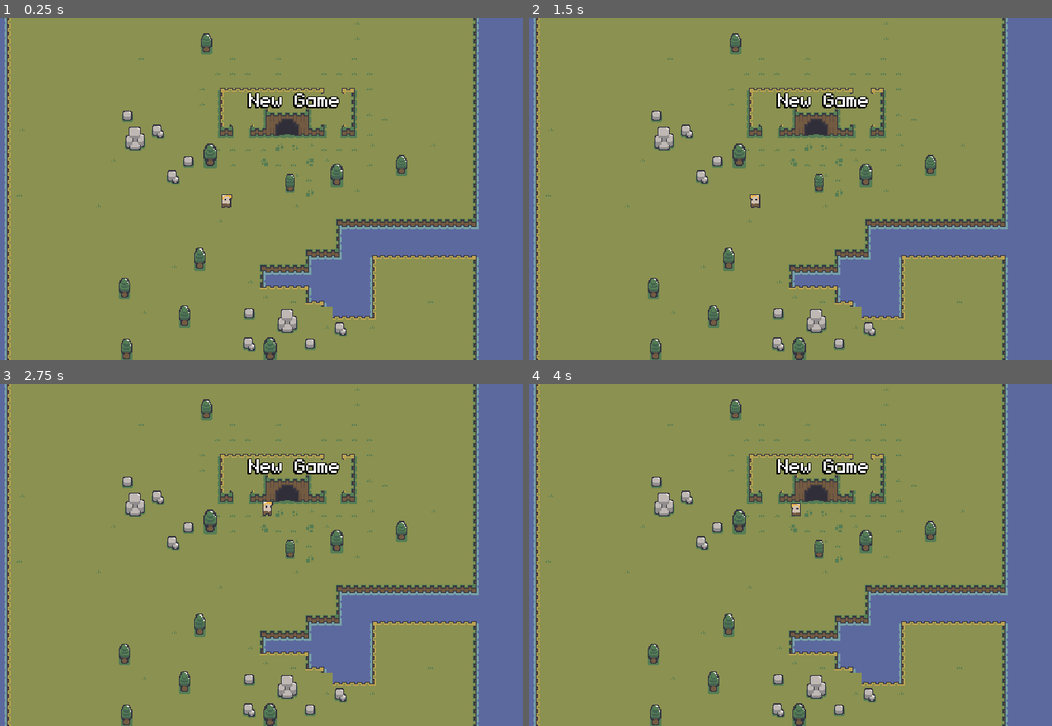
Above: before the commit, frames 1-4 (two rows, left to right).
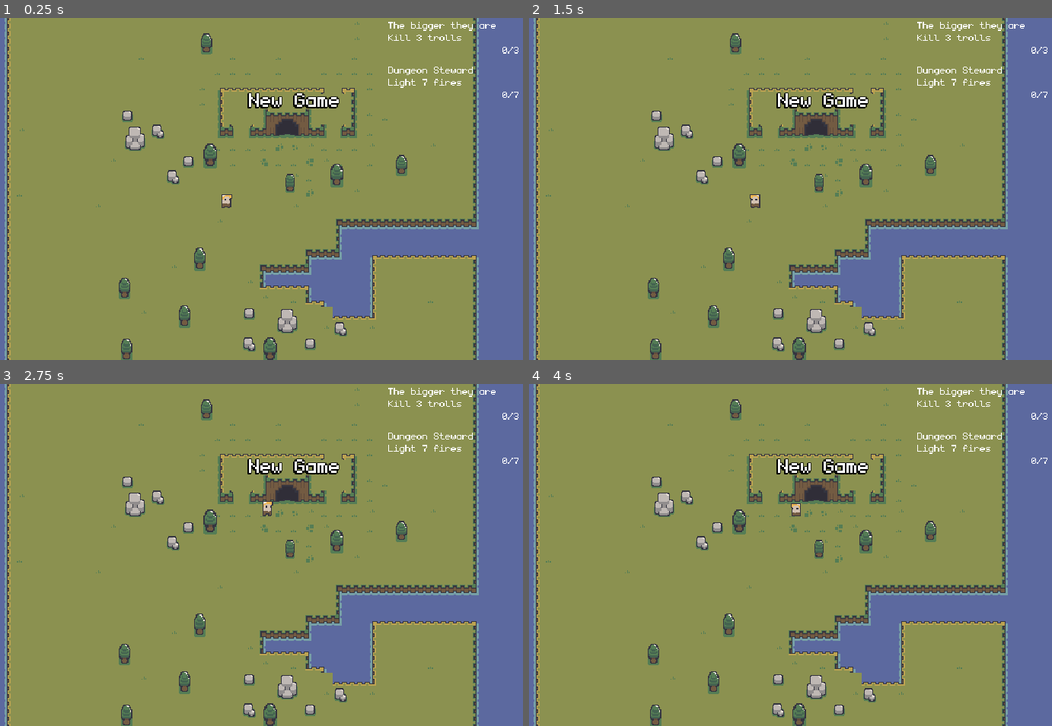
Above: after the commit, the same moments.

Repository: qmarsala/DeliciousDungeon
Game: Godot game, scene res://scenes/game.tscn
The game is run twice, just before and just after one commit, with the same random seed, the same clock (stepped at 60 frames per second) and the same inputs.
Inputs (mouse positions are in pixels of both pictures, inside the frame that each line leads up to):
- Up to frame 1 (0.25 s): no input
- Up to frame 2 (1.5 s): tap Enter at 0.5 s; move the mouse to (889, 171) at 0.52 s; tap E (interact) at 0.6 s; tap Space at 1.25 s; move the mouse to (633, 206) at 1.27 s; tap Q (basic_attack) at 1.35 s
- Up to frame 3 (2.75 s): tap E (interact) at 1.55, 2.3 s; tap Enter at 2 s; move the mouse to (287, 479) at 2.02 s; right-click (287, 479) at 2.1 s
- Up to frame 4 (4 s): move the mouse to (722, 623) at 2.77 s; tap W (heavy_attack) at 2.85 s; tap E (interact) at 3.05, 3.6 s; tap Space at 3.5 s; move the mouse to (936, 606) at 3.52 s

The runs differ from the first frame. In frame 1, 0.4% of the frame differs, in the area x 74-100%, y 1-24%; in frame 2, 0.4%; in frame 3, 0.4%; in frame 4, 0.4%.

Commit message:
quest poc

Diff:
--- /dev/null
+++ b/src/assets/quests/action_quest_poc.gd
@@ -0,0 +1,15 @@
+class_name ActionQuest
+extends Quest
+
+#todo: we want to make sure enemies dying to traps without the player involved
+# count in a bounty, maybe we can use action id for all quests and
+# have the signal for enemies dying when a player is invovled be something else
+# from it just dying?
+@export var target_action_id: int
+
+# is this where we want this?
+# how do we want to handle different types of quests like 'bounty' vs 'interactions'
+# and quest steps?
+func on_action(action_id: int):
+	if action_id == target_action_id:
+		log_progress(1)
--- /dev/null
+++ b/src/assets/quests/bounty_quest_poc.gd
@@ -0,0 +1,11 @@
+class_name BountyQuest
+extends Quest
+
+@export var target_enemy_id: int
+
+# is this where we want this?
+# how do we want to handle different types of quests like 'bounty' vs 'interactions'
+# and quest steps?
+func on_enemy_died(enemy_id: int):
+	if enemy_id == target_enemy_id:
+		log_progress(1)
--- /dev/null
+++ b/src/assets/quests/kill_trolls.tres
@@ -0,0 +1,10 @@
+[gd_resource type="Resource" script_class="BountyQuest" load_steps=2 format=3 uid="uid://c0dp35sx4iu0w"]
+
+[ext_resource type="Script" path="res://assets/quests/bounty_quest_poc.gd" id="1_xvsjm"]
+
+[resource]
+script = ExtResource("1_xvsjm")
+name = "The bigger they are"
+description = "Kill 3 trolls"
+target_enemy_id = 1
+count = 3
--- /dev/null
+++ b/src/assets/quests/light_fires.tres
@@ -0,0 +1,10 @@
+[gd_resource type="Resource" script_class="ActionQuest" load_steps=2 format=3 uid="uid://rs6br4sf1g1c"]
+
+[ext_resource type="Script" path="res://assets/quests/action_quest_poc.gd" id="1_qoyis"]
+
+[resource]
+script = ExtResource("1_qoyis")
+target_action_id = 3
+name = "Dungeon Steward"
+description = "Light 7 fires"
+count = 7
--- /dev/null
+++ b/src/assets/quests/quest_poc.gd
@@ -0,0 +1,25 @@
+class_name Quest
+extends Resource
+
+signal QuestCompleted(name: String)
+
+@export var name: String
+@export var description: String
+@export var count: int
+
+var progress: int:
+	set(v):
+		progress = v
+		clamp(progress, 0, count)
+
+func log_progress(more_progress: int) -> bool:
+	if is_complete(): return true
+
+	progress += more_progress
+	var completed = is_complete()
+	if completed:
+		QuestCompleted.emit(name)
+	return completed
+
+func is_complete() -> bool:
+	return progress >= count
--- a/src/assets/scripts/enemies/enemy.gd
+++ b/src/assets/scripts/enemies/enemy.gd
@@ -9,6 +9,7 @@
 @export var pickupScene: PackedScene
 @export var speed: float = 45
 @export var drop_rate: float = .3
+@export var enemy_id: int = 0
 
 @onready var random: RandomNumberGenerator = RandomNumberGenerator.new()
 @onready var animations: AnimatedSprite2D = $Animations
--- a/src/assets/scripts/enemies/enemy_states/enemy_dead_state.gd
+++ b/src/assets/scripts/enemies/enemy_states/enemy_dead_state.gd
@@ -4,6 +4,7 @@
 @onready var death_timer: Timer = $DeathTimer
 
 func enter():
+	SignalBusService.EnemyDied.emit(enemy.enemy_id)
 	death_timer.start(.7)
 	enemy.animations.play("die")
 
--- a/src/assets/scripts/levels/fire.gd
+++ b/src/assets/scripts/levels/fire.gd
@@ -34,6 +34,8 @@
 		player.rest()
 		audio_stream_player.play()
 		lite()
+		#for quest poc
+		SignalBusService.ActionPerformed.emit(3)
 
 func lite() -> void:
 	if lit: return
--- a/src/assets/scripts/main.gd
+++ b/src/assets/scripts/main.gd
@@ -5,6 +5,10 @@
 @export var dungeon: PackedScene
 @export var main_menu: PackedScene
 @export var damage_number: PackedScene
+
+@export var current_bounty: BountyQuest
+@export var current_action_quest: ActionQuest
+
 @onready var world: Node2D = $World
 @onready var animation_player: AnimationPlayer = $TransitionLayer/AnimationPlayer
 @onready var outdoor_music: AudioStreamPlayer2D = $OutdoorMusic
@@ -19,16 +23,28 @@
 }
 
 var is_outdoors = false
+var game_started = false
 var current_scene
 var next_scene
 
 func _ready():
 	SignalBusService.SceneChange.connect(_toggle_levels)
-	#temp here: should go to a damage number service in the main scene
+	#temp: should go to a damage number service in the main scene
 	SignalBusService.DamageReceived.connect(_add_damage_number)
+	#temp: quest poc
+	current_bounty.QuestCompleted.connect(on_quest_completed)
+	SignalBusService.EnemyDied.connect(current_bounty.on_enemy_died)
+	SignalBusService.ActionPerformed.connect(current_action_quest.on_action)
+
+	$QuestLogLayer/BountyQuest.quest = current_bounty
+	$QuestLogLayer/ActionQuest.quest = current_action_quest
 	_change_scene(main_menu, true)
 
 func _toggle_levels():
+	if not game_started:
+		game_started = true
+		$QuestLogLayer/BountyQuest.show()
+		$QuestLogLayer/ActionQuest.show()
 	if is_outdoors:
 		next_scene = dungeon
 		is_outdoors = false
@@ -66,6 +82,8 @@
 	world.process_mode = Node.PROCESS_MODE_INHERIT
 
 func _game_over():
+	current_action_quest.progress = 0
+	current_bounty.progress = 0
 	_change_scene(main_menu)
 
 func _add_damage_number(damage: float, position: Vector2):
@@ -73,3 +91,15 @@
 	instance.text = String.num(damage)
 	instance.global_position = position
 	add_child(instance)
+
+# quest service?
+# should encompas hooking up quest events
+# managing a list of multiple quests
+# showing and hiding quests, playing notification sounds
+func on_quest_completed(completed_quest_name: String):
+	print("Quest completed: ", completed_quest_name)
+	$QuestCompletedSound.play()
+	if $QuestLogLayer/BountyQuest.quest.name == completed_quest_name:
+		$QuestLogLayer/BountyQuest.hide()
+	else:
+		$QuestLogLayer/ActionQuest.hide()
--- a/src/assets/scripts/signal_bus.gd
+++ b/src/assets/scripts/signal_bus.gd
@@ -8,3 +8,8 @@
 
 #probably want to know who got damaged by what?
 signal DamageReceived(damage, position)
+
+signal EnemyDied(enemy_id)
+
+# part of quest poc for lighting fires, is this how we want to track actions we care about?
+signal ActionPerformed(action_id)
--- a/src/scenes/enemies/troll.tscn
+++ b/src/scenes/enemies/troll.tscn
@@ -462,6 +462,7 @@
 pickupScene = ExtResource("3_mlcm0")
 speed = 30.0
 drop_rate = 1.0
+enemy_id = 1
 
 [node name="Animations" type="AnimatedSprite2D" parent="."]
 position = Vector2(0, -4)
--- a/src/scenes/game.tscn
+++ b/src/scenes/game.tscn
@@ -1,13 +1,17 @@
-[gd_scene load_steps=13 format=3 uid="uid://c38pvspamielw"]
+[gd_scene load_steps=17 format=3 uid="uid://c38pvspamielw"]
 
 [ext_resource type="Script" path="res://assets/scripts/main.gd" id="1_j0ii5"]
 [ext_resource type="PackedScene" uid="uid://c44qt8656qxed" path="res://scenes/levels/outdoors.tscn" id="2_re2jb"]
 [ext_resource type="PackedScene" uid="uid://v8yl2qd4myvg" path="res://scenes/levels/dungeon.tscn" id="3_sqakx"]
 [ext_resource type="PackedScene" uid="uid://dl4c3hhbw5max" path="res://scenes/main_menu.tscn" id="4_yc5bf"]
 [ext_resource type="PackedScene" uid="uid://dewbvl8yppxyi" path="res://scenes/damage_number.tscn" id="5_k5bt7"]
+[ext_resource type="Resource" uid="uid://c0dp35sx4iu0w" path="res://assets/quests/kill_trolls.tres" id="6_h1k7r"]
 [ext_resource type="Shader" path="res://assets/fog.gdshader" id="6_rybb5"]
+[ext_resource type="PackedScene" uid="uid://y304jg6volpg" path="res://scenes/ui/quest_poc_ui.tscn" id="7_d3qop"]
+[ext_resource type="Resource" uid="uid://rs6br4sf1g1c" path="res://assets/quests/light_fires.tres" id="7_o7wu1"]
 [ext_resource type="AudioStream" uid="uid://w2t0u6v60bjx" path="res://assets/audio/Harmony.ogg" id="7_pw28q"]
 [ext_resource type="AudioStream" uid="uid://v6mjp1y51k5k" path="res://assets/audio/SandsOfTime.mp3" id="8_bp6xg"]
+[ext_resource type="AudioStream" uid="uid://bug8pb2tjjyjr" path="res://assets/audio/QuestCompleted.wav" id="10_m8g1c"]
 
 [sub_resource type="ShaderMaterial" id="ShaderMaterial_32tff"]
 shader = ExtResource("6_rybb5")
@@ -95,14 +99,22 @@
 dungeon = ExtResource("3_sqakx")
 main_menu = ExtResource("4_yc5bf")
 damage_number = ExtResource("5_k5bt7")
+current_bounty = ExtResource("6_h1k7r")
+current_action_quest = ExtResource("7_o7wu1")
 
 [node name="World" type="Node2D" parent="." groups=["World"]]
 
-[node name="Control" type="Control" parent="."]
-layout_mode = 3
-anchors_preset = 0
-offset_right = 40.0
-offset_bottom = 40.0
+[node name="QuestLogLayer" type="CanvasLayer" parent="."]
+
+[node name="BountyQuest" parent="QuestLogLayer" instance=ExtResource("7_d3qop")]
+offset_left = 490.0
+offset_right = 640.0
+
+[node name="ActionQuest" parent="QuestLogLayer" instance=ExtResource("7_d3qop")]
+offset_left = 490.0
+offset_top = 47.0
+offset_right = 640.0
+offset_bottom = 97.0
 
 [node name="TransitionLayer" type="CanvasLayer" parent="."]
 
@@ -138,3 +150,7 @@
 volume_db = -30.0
 max_distance = 100000.0
 attenuation = 1e-05
+
+[node name="QuestCompletedSound" type="AudioStreamPlayer2D" parent="."]
+stream = ExtResource("10_m8g1c")
+volume_db = -20.0
--- /dev/null
+++ b/src/scenes/ui/quest_poc_ui.gd
@@ -0,0 +1,12 @@
+extends Control
+
+
+var quest: Quest
+
+
+
+func _process(delta: float) -> void:
+	if quest and not quest.is_complete():
+		$QuestName.text = quest.name
+		$QuestDescription.text = quest.description
+		$QuestDescription2.text = str(quest.progress) + "/" + str(quest.count)
--- /dev/null
+++ b/src/scenes/ui/quest_poc_ui.tscn
@@ -0,0 +1,31 @@
+[gd_scene load_steps=2 format=3 uid="uid://y304jg6volpg"]
+
+[ext_resource type="Script" path="res://scenes/ui/quest_poc_ui.gd" id="1_3odui"]
+
+[node name="Quest" type="Control"]
+layout_mode = 3
+anchors_preset = 0
+offset_right = 150.0
+offset_bottom = 50.0
+script = ExtResource("1_3odui")
+
+[node name="QuestName" type="Label" parent="."]
+layout_mode = 0
+offset_right = 108.0
+offset_bottom = 13.0
+text = "Current Quest Name"
+
+[node name="QuestDescription" type="Label" parent="."]
+layout_mode = 0
+offset_top = 13.0
+offset_right = 138.0
+offset_bottom = 26.0
+text = "Current Quest Descrpion"
+
+[node name="QuestDescription2" type="Label" parent="."]
+layout_mode = 0
+offset_top = 26.0
+offset_right = 138.0
+offset_bottom = 39.0
+text = "0/0"
+horizontal_alignment = 2
Not shown, added: src/assets/audio/QuestCompleted.wav.import
Not shown, added: src/assets/audio/QuestCompleted.wav
